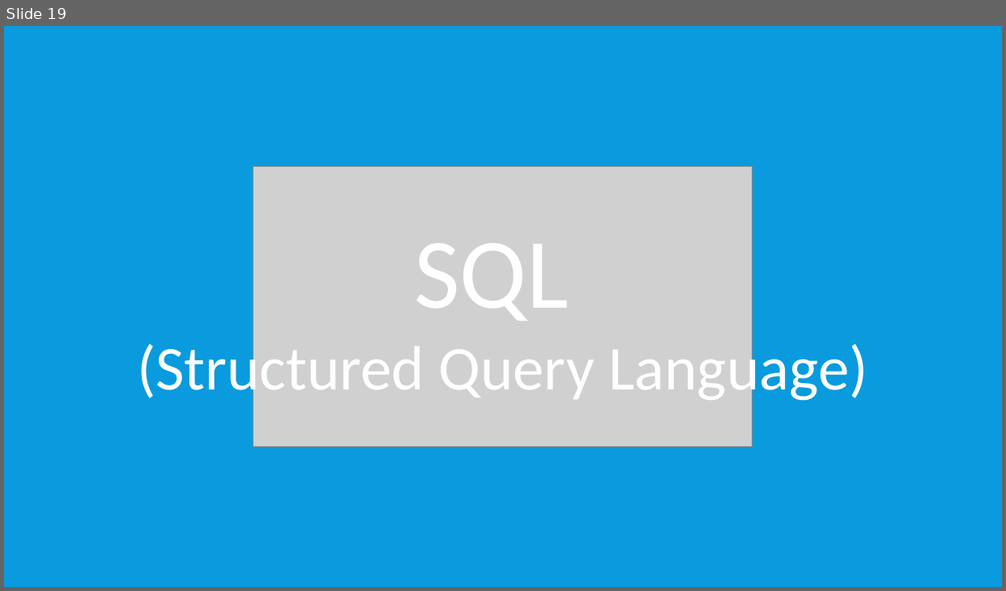
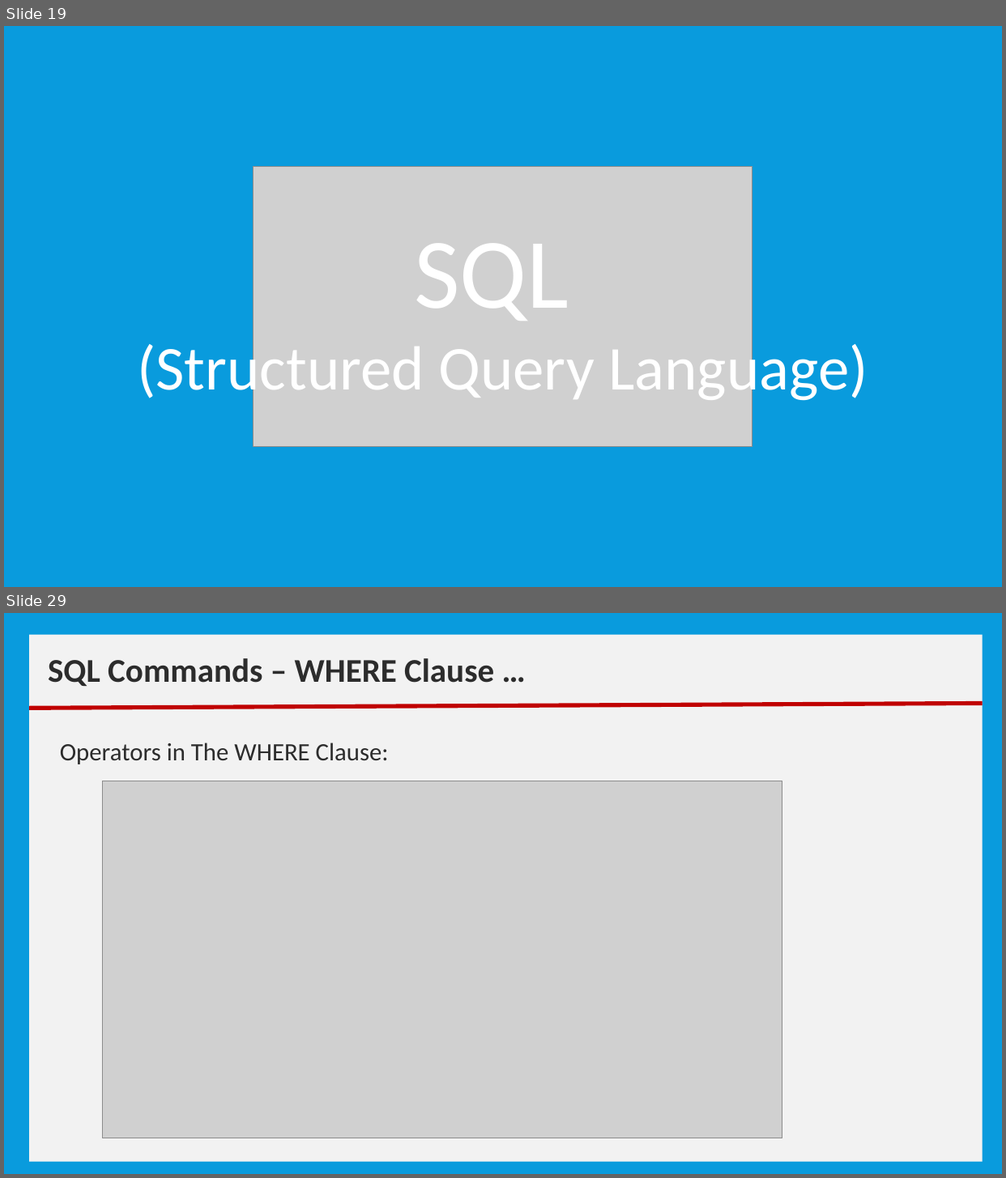
Before and after one commit to nmsgit1234/TechnicalDocs, a slide deck: training/core_java/12_Training_CoreJava_Datbase_Fundamentals.pptx. Shown one above the other, each under a label of ours: slide 19 before the commit, slides 19 and 29 after it; the slides between them are not shown. The pictures are 1006x591 and 1006x1178 pixels, drawn with LibreOffice and Linux fonts; fonts in the diff are those of the drawing; grey boxes stand for pictures. Boxes give left, top, right and bottom in pixels: in the first picture for what was removed or moved away, otherwise in the second. Text is boxed around its words. In the diff, an @@ line names an element or a change of style, - is before the commit and + after.

```diff
--- a/training/core_java/12_Training_CoreJava_Datbase_Fundamentals.pptx
+++ b/training/core_java/12_Training_CoreJava_Datbase_Fundamentals.pptx
@@ slide 29 added at [4, 613, 1002, 1174], background #099BDD @@
@@ rectangle added at [29, 635, 982, 1162], fill #F2F2F2 @@
@@ text added at [48, 658, 494, 686], 32 pt, text #2C2C2C, bold @@
+SQL Commands – WHERE Clause …
@@ line added from (29, 708) to (982, 704), #C00000 4 pt @@
@@ text added at [60, 743, 389, 764], 24 pt, text #2C2C2C @@
+Operators in The WHERE Clause:
@@ picture added at [103, 781, 782, 1139] @@
```
Also in this commit, not shown: 1 slide changed, 27 other slides added, 16 slides removed, 1 other file.
